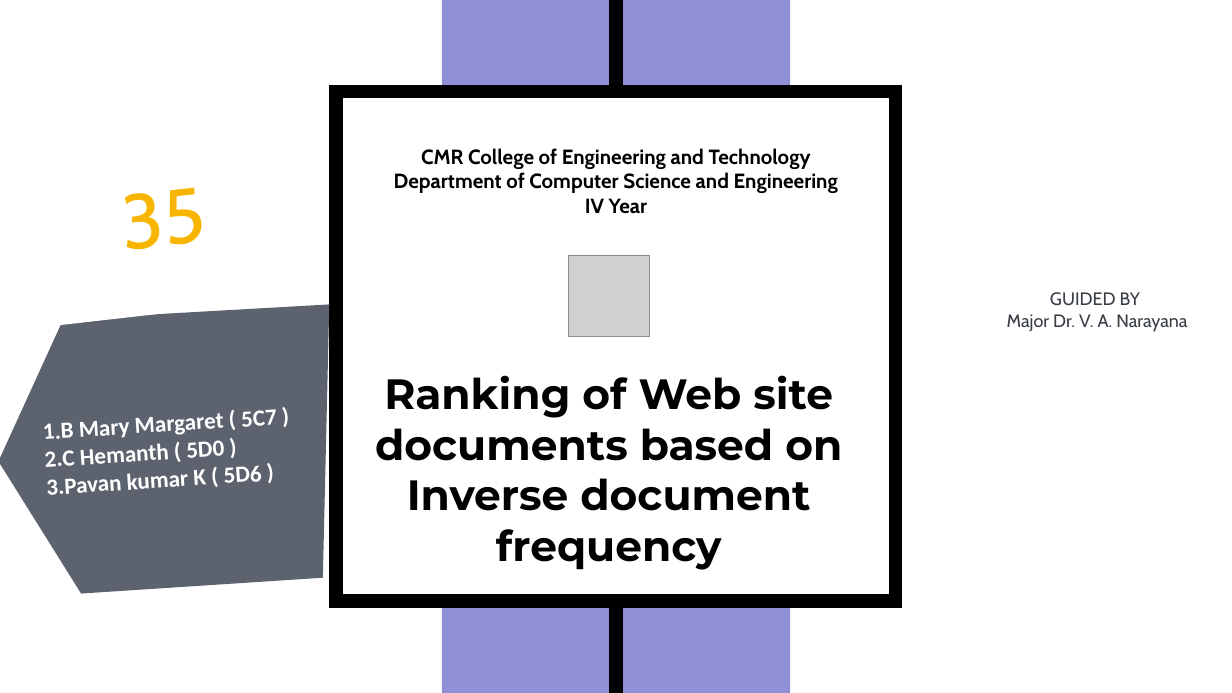
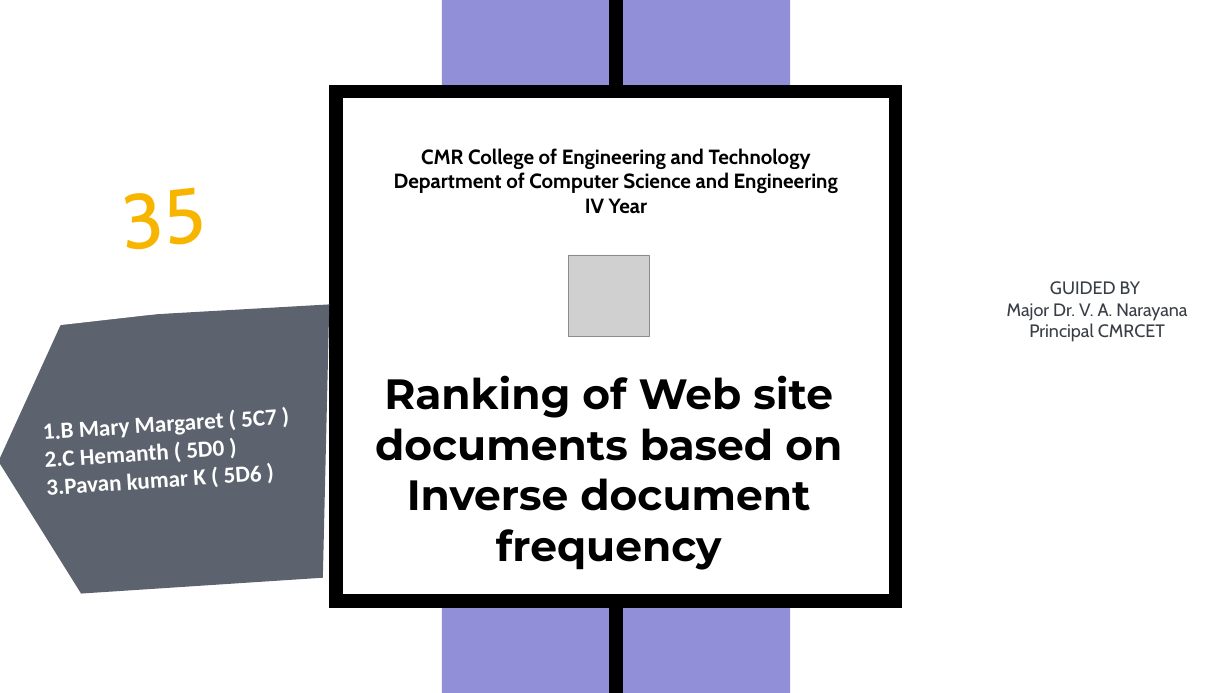
Before and after one commit to ramhemanth3/PageRanking-TFIDF, a slide deck: slide 1 of ProjetReview1.pptx. Drawn at 1232x693 pixels with LibreOffice and Linux fonts; fonts in the diff are those of the drawing; grey boxes stand for pictures. Boxes give left, top, right and bottom in pixels: in the first picture for what was removed or moved away, otherwise in the second. Text is boxed around its words. In the diff, an @@ line names an element or a change of style, - is before the commit and + after.

```diff
--- a/ProjetReview1.pptx
+++ b/ProjetReview1.pptx
@@ text in parallelogram at [1029, 323, 1165, 342]: paragraph added @@
+Principal CMRCET
```
